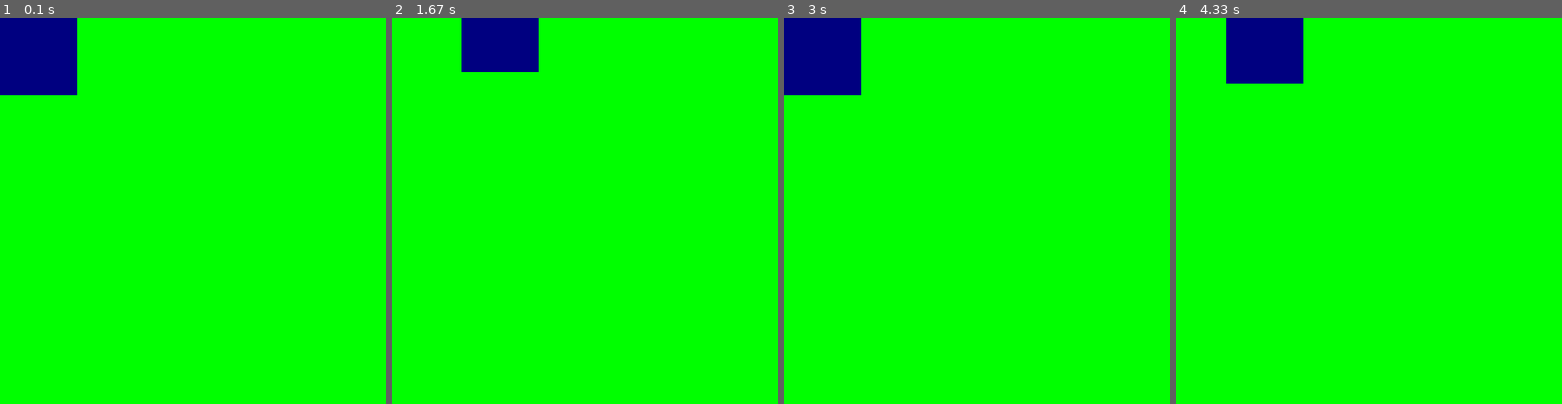
Above: before the commit, frames 1-4 (left to right).
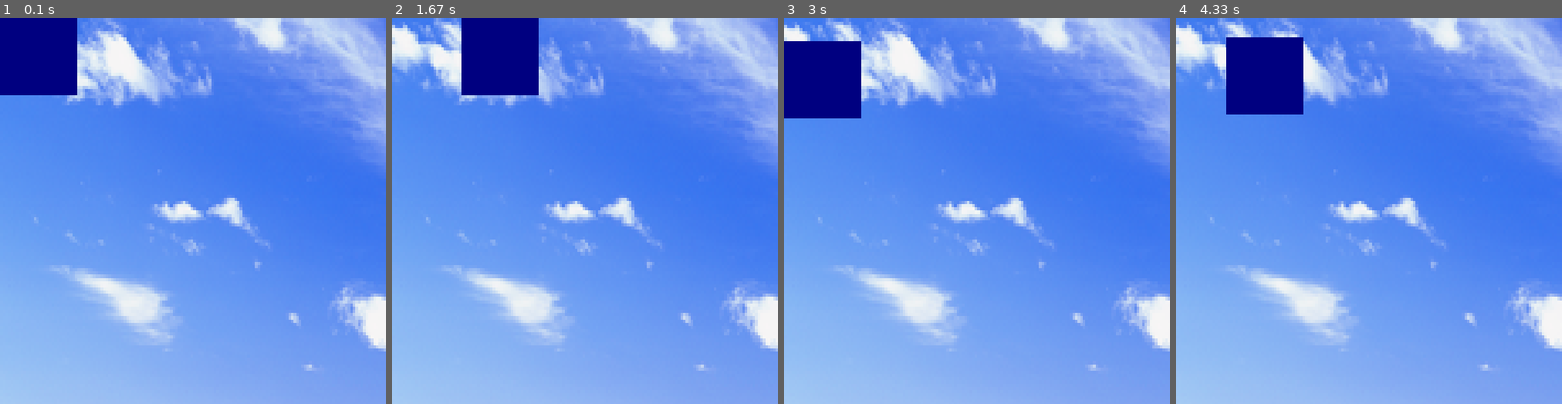
Above: after the commit, the same moments.

Repository: PlipiKunz/CS4950-JohnathanKunz-UnderGradStudy
Game: pygame game, started from Deliverable 5/GameOne/main.py
Two runs of this game, one before a commit and one after it. Both use one fixed random seed, a clock stepped at 60 frames per second and the inputs below.
Inputs:
- Up to frame 1 (0.1 s): no input
- Up to frame 2 (1.67 s): hold Right 0.33-0.8 s; hold Up 0.83-1.13 s; hold Right 1.17-1.63 s
- Up to frame 3 (3 s): hold Left 1.67-2.2 s; hold Down 2.23-2.53 s; hold Left 2.57-2.97 s
- Up to frame 4 (4.33 s): hold Up 3-3.37 s; hold Right 3.4-4.03 s; hold Down from 4.07 s (still down)

The runs differ from the first frame. In frame 1, 96% of the frame differs, in the area x 0-100%, y 0-100%; in frame 2, 97%; in frame 3, 97%; in frame 4, 98%.

Commit message:
think I have character and camera working

Diff:
--- a/Deliverable 5/GameOne/MainCharacter.py
+++ b/Deliverable 5/GameOne/Characters/MainCharacter.py
@@ -4,7 +4,7 @@
 
 class MainCharacter(GameObject):
     def __init__(self):
-        sprs = [pygame.transform.scale(pygame.image.load('C:\\Users\\Johnathan\\Current Classes\\CS4950-JohnathanKunz-UnderGradStudy\\Deliverable 5\\GameOne\\blueSquare.png'), (100,100))]
+        sprs = [pygame.transform.scale(pygame.image.load('Images\\blueSquare.png'), (100,100))]
 
         noises = 0
         ownHitbox = 0;
@@ -13,7 +13,7 @@
         super().__init__(sprs, noises, ownHitbox, name)
 
     def drawSelf(self, x, y, controller):
-        controller.screen.blit(self.ownSprites[0], (x,y) )
+        controller.screen.blit(self.ownSprites[0], (x,y))
 
     def interact(self, controller):
         print("How does it make sense to interact with the main character?")
--- a/Deliverable 5/GameOne/Controller.py
+++ b/Deliverable 5/GameOne/Controller.py
@@ -2,14 +2,16 @@
 from Room import Room
 from RoomObjectWrapper import RoomObjectWrapper
 
-import MainCharacter
-from RoomZero import Room0
+from Characters import MainCharacter
+from Rooms.RoomZero import Room0
 
 
 class Controller:
     def __init__(self):
         pygame.init()
-        self.screen = pygame.display.set_mode((500, 500))
+        self.windowWidth = 500
+        self.windowHeight = 500
+        self.screen = pygame.display.set_mode((self.windowWidth, self.windowHeight))
         pygame.display.set_caption("Game One")
 
         self.rooms = [Room0()]
@@ -19,9 +21,15 @@
         mainCharChar = MainCharacter.MainCharacter()
         self.mainCharacter = RoomObjectWrapper(mainCharChar, 0, 0)
 
-        self.charVelocity = 5
+        self.bufferLowerX = 200
+        self.bufferUpperX = 300
+        self.bufferLowerY = 200
+        self.bufferUpperY = 300
 
-        print(self.mainCharacter.object)
+        self.velocity = 5
+        # mode 0 for noraml, 1 for battle
+        self.mode = 0
+
         self.run = True
 
     def main(self):
@@ -32,33 +40,50 @@
                 if event.type == pygame.QUIT:
                     self.run = False
 
-            keyPressed = pygame.key.get_pressed()
-            if keyPressed[pygame.K_LEFT]:
-                self.mainCharacter.roomXPos -= self.charVelocity
-            if keyPressed[pygame.K_RIGHT]:
-                self.mainCharacter.roomXPos += self.charVelocity
-            if keyPressed[pygame.K_UP]:
-                self.mainCharacter.roomYPos -= self.charVelocity
-            if keyPressed[pygame.K_DOWN]:
-                self.mainCharacter.roomYPos += self.charVelocity
+            if(self.mode==0):
+                curRoom = self.rooms[self.currentRoomIndex]
 
-            self.updateScreen()
+                x = self.mainCharacter.roomXPos
+                y = self.mainCharacter.roomYPos
+                charCentered = (x > self.bufferLowerX) and (x < self.bufferUpperX) and (y > self.bufferLowerY) and (y < self.bufferUpperY)
+
+                keyPressed = pygame.key.get_pressed()
+                if keyPressed[pygame.K_LEFT]:
+
+                    if((curRoom.baseX) <= -self.velocity and charCentered ):
+                        curRoom.baseX += self.velocity
+                    elif(self.mainCharacter.roomXPos >= self.velocity):
+                        self.mainCharacter.roomXPos -= self.velocity
+
+                if keyPressed[pygame.K_RIGHT]:
+
+                    if ((curRoom.baseX + curRoom.width - self.windowWidth) >= self.velocity  and charCentered ):
+                        curRoom.baseX -= self.velocity
+                    elif (self.mainCharacter.roomXPos <= self.windowWidth - self.velocity):
+                        self.mainCharacter.roomXPos += self.velocity
+
+                if keyPressed[pygame.K_UP]:
+                    if ((curRoom.baseY) <= -self.velocity  and charCentered):
+                        curRoom.baseY += self.velocity
+                    elif (self.mainCharacter.roomYPos >= self.velocity):
+                        self.mainCharacter.roomYPos -= self.velocity
+
+                if keyPressed[pygame.K_DOWN]:
+                    if ((curRoom.baseY + curRoom.height - self.windowHeight) >= self.velocity  and charCentered):
+                        curRoom.baseY -= self.velocity
+                    elif (self.mainCharacter.roomYPos <= self.windowHeight - self.velocity):
+                        self.mainCharacter.roomYPos += self.velocity
+
+                self.updateScreen()
         pygame.quit()
 
     def updateScreen(self):
-        if(self.currentRoomIndex < self.rooms.__len__()):
-            roomToCome = self.rooms[self.currentRoomIndex]
-            if(isinstance(roomToCome, Room)):
-                roomToCome.placeEntities(self)
-                self.mainCharacter.draw(self)
-            else:
-                print("Horrible Awful Crash The Room Wasnt a Room")
-                self.run = False
+        if(self.mode==0):
+            curRoom = self.rooms[self.currentRoomIndex]
+            curRoom.placeEntities(self)
 
+            self.mainCharacter.draw(self)
             pygame.display.update()
-        else:
-            print("Horrible Awful Crash The Room Index Exceeded the Rooms list size")
-            self.run = False
 
     def scanIn(self):
         pass
--- a/Deliverable 5/GameOne/GameCharacter.py
+++ b/Deliverable 5/GameOne/GameCharacter.py
@@ -3,7 +3,7 @@
 
 class GameCharacter(GameObject):
     def __init__(self, sprs, dialogSprs, battleSprs, noises, dialogNoises, attacks, ownHitbox, name):
-        super().__init__(sprs, noises, ownHitbox, name)\
+        super().__init__(sprs, noises, ownHitbox, name)
 
         self.dialogSprites = dialogSprs
         self.battleSprites = battleSprs
@@ -11,9 +11,9 @@
         self.attacks = attacks
 
     def interact(self, controller):
-        print("SHOULDNTBEHERE Character Interact")
+        print("SHOULDNTBEHERE Character Interact" + self.name)
         pass
 
     def battle(self, controller):
-        print("SHOULDNTBEHERE Character Battle")
+        print("SHOULDNTBEHERE Character Battle" + self.name)
         pass
--- a/Deliverable 5/GameOne/GameObject.py
+++ b/Deliverable 5/GameOne/GameObject.py
@@ -9,9 +9,9 @@
         self.name = name
 
     def drawSelf(self, x, y, controller):
-        print("SHOULDNTBEHERE drawSelf gameObject")
+        print("SHOULDNTBEHERE drawSelf gameObject" + self.name)
         pass
 
     def interact(self, controller):
-        print("SHOULDNTBEHERE interact gameObject")
+        print("SHOULDNTBEHERE interact gameObject" + self.name)
         pass
--- a/Deliverable 5/GameOne/Room.py
+++ b/Deliverable 5/GameOne/Room.py
@@ -1,11 +1,30 @@
 import pygame
 
 class Room:
-    def __init__(self, roomSprite, roomNumber, entrances, entities):
+    def __init__(self, roomSprite, roomNumber, entrances, entities, roomWidth, roomHeight):
         self.roomSprite = roomSprite
         self.roomNumber = roomNumber
         self.entrances = entrances
         self.entities = entities
 
+        self.width = roomWidth
+        self.height = roomHeight
+
         self.baseX = 0
         self.baseY = 0
+
+    def specialOccuranceCheck(self, controller):
+        print("SHOULDNTBEHERE specialOccuranceCheck room")
+        pass
+
+    def placeEntities(self, controller):
+        print("SHOULDNTBEHERE placeEntities room")
+        pass
+
+    def entityCollisionCheck(self):
+        print("SHOULDNTBEHERE entityCollisionCheck room")
+        pass
+
+    def doorwayCollisionCheck(self):
+        print("SHOULDNTBEHERE doorWayCollisionCheck room")
+        pass
--- a/Deliverable 5/GameOne/RoomZero.py
+++ /dev/null
@@ -1,21 +0,0 @@
-from Room import Room
-
-
-class Room0(Room):
-    def __init__(self):
-        super().__init__(0,0,0,0)
-
-    def specialOccuranceCheck(self, controller):
-        print("SHOULDNTBEHERE specialOccuranceCheck room")
-        pass
-
-    def placeEntities(self, controller):
-        controller.screen.fill((0,255,0))
-
-    def entityCollisionCheck(self):
-        print("SHOULDNTBEHERE entityCollisionCheck room")
-        pass
-
-    def doorwayCollisionCheck(self):
-        print("SHOULDNTBEHERE doorWayCollisionCheck room")
-        pass
--- /dev/null
+++ b/Deliverable 5/GameOne/Rooms/RoomZero.py
@@ -0,0 +1,31 @@
+import pygame
+
+from Room import Room
+
+
+class Room0(Room):
+    def __init__(self):
+        sprite = [pygame.transform.scale(pygame.image.load('Images\\Bliss_(Windows_XP).png'), (1000,1000))]
+        roomNum = 0
+        entrances = []
+        entities = []
+        roomWidth = sprite[0].get_width()
+        print(roomWidth)
+        roomHeight = sprite[0].get_height()
+        super().__init__(sprite, roomNum, entrances, entities, roomWidth, roomHeight)
+
+    def specialOccuranceCheck(self, controller):
+        print("SHOULDNTBEHERE specialOccuranceCheck room")
+        pass
+
+    def placeEntities(self, controller):
+        controller.screen.fill((0,0,0))
+        controller.screen.blit(self.roomSprite[0], (self.baseX, self.baseY))
+
+    def entityCollisionCheck(self):
+        print("SHOULDNTBEHERE entityCollisionCheck room")
+        pass
+
+    def doorwayCollisionCheck(self):
+        print("SHOULDNTBEHERE doorWayCollisionCheck room")
+        pass
Binary file added: Deliverable 5/GameOne/Images/Bliss_(Windows_XP).png
Renamed: Deliverable 5/GameOne/blueSquare.png -> Deliverable 5/GameOne/Images/blueSquare.png
